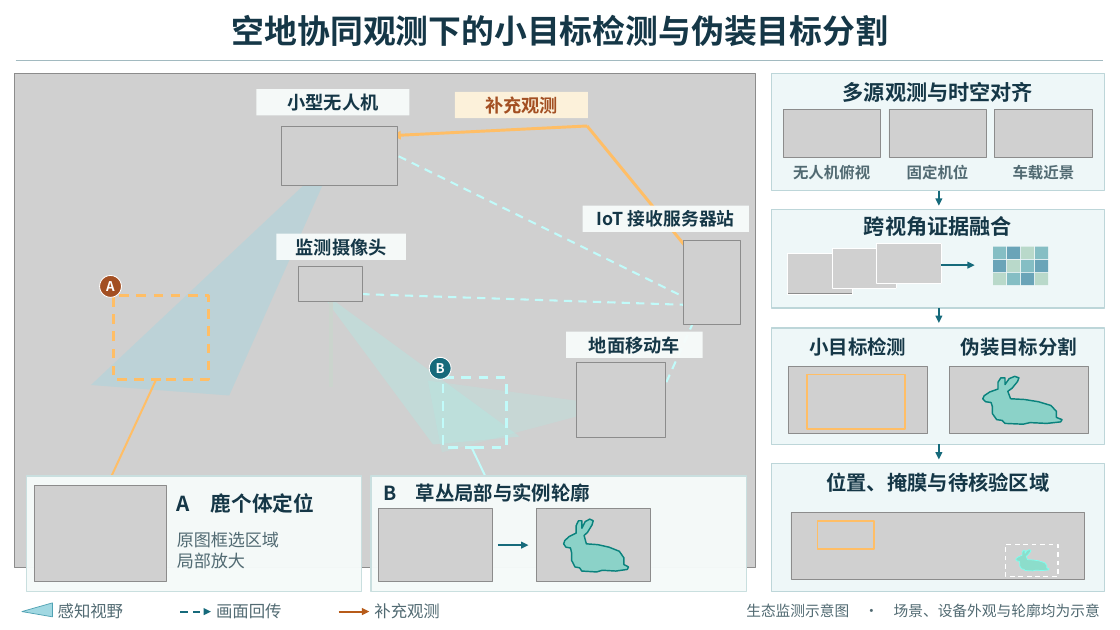
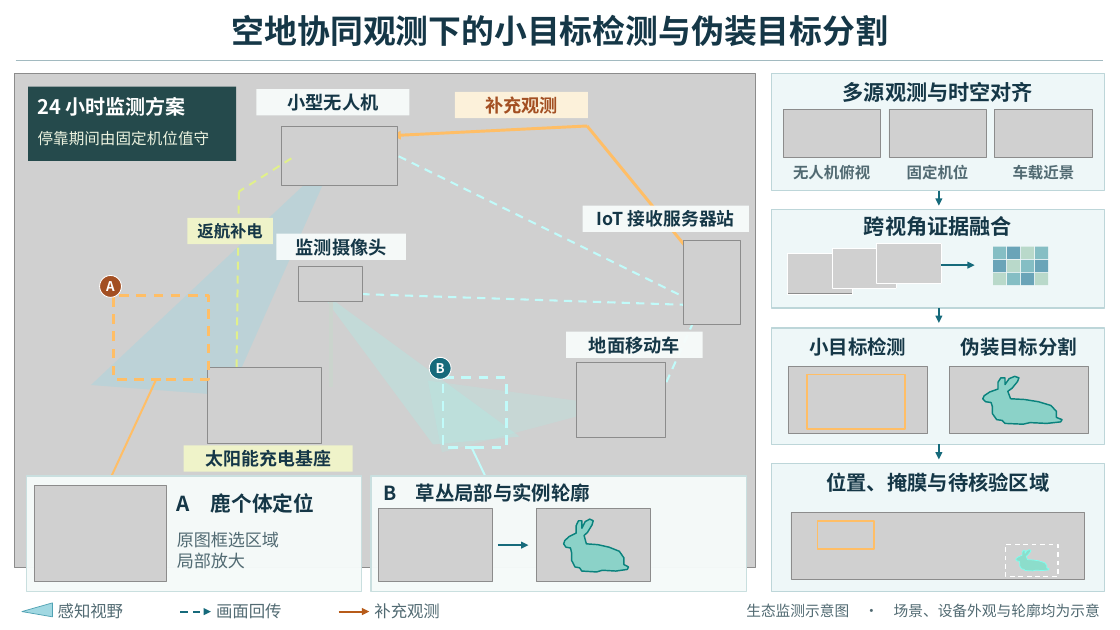
Before and after one commit to cbd2015/test, a slide deck: slide 1 of ecology-observation.pptx. Drawn at 1120x630 pixels with LibreOffice and Linux fonts; fonts in the diff are those of the drawing; grey boxes stand for pictures. Boxes give left, top, right and bottom in pixels: in the first picture for what was removed or moved away, otherwise in the second. Text is boxed around its words. In the diff, an @@ line names an element or a change of style, - is before the commit and + after.

```diff
--- a/ecology-observation.pptx
+++ b/ecology-observation.pptx
@@ rectangle added at [28,87,236,161], fill #133C3E at 90% opacity @@
@@ text added at [38,97,186,116], 16.5 pt, text #FFFFFF, bold @@
+24 小时监测方案
@@ text added at [38,131,210,146], 12.8 pt, text #EBF2DF @@
+停靠期间由固定机位值守
@@ line added from (291, 158) to (239, 192), #E1F08B 1.65 pt dashed @@
@@ arrow added from (239, 192) to (236, 385), #E1F08B 1.65 pt dashed @@
@@ rectangle added at [187,218,273,244], fill #F1F5C9 at 95% opacity @@
@@ text added at [197,223,262,239], 13.5 pt, text #153747, bold @@
+返航补电
@@ picture added at [207,368,321,444] @@
@@ rectangle added at [184,445,353,472], fill #F1F5C9 at 95% opacity @@
@@ text added at [205,450,331,467], 14.7 pt, text #153747, bold @@
+太阳能充电基座
```
Also in this commit, not shown: 1 other slide changed, 2 other files.
